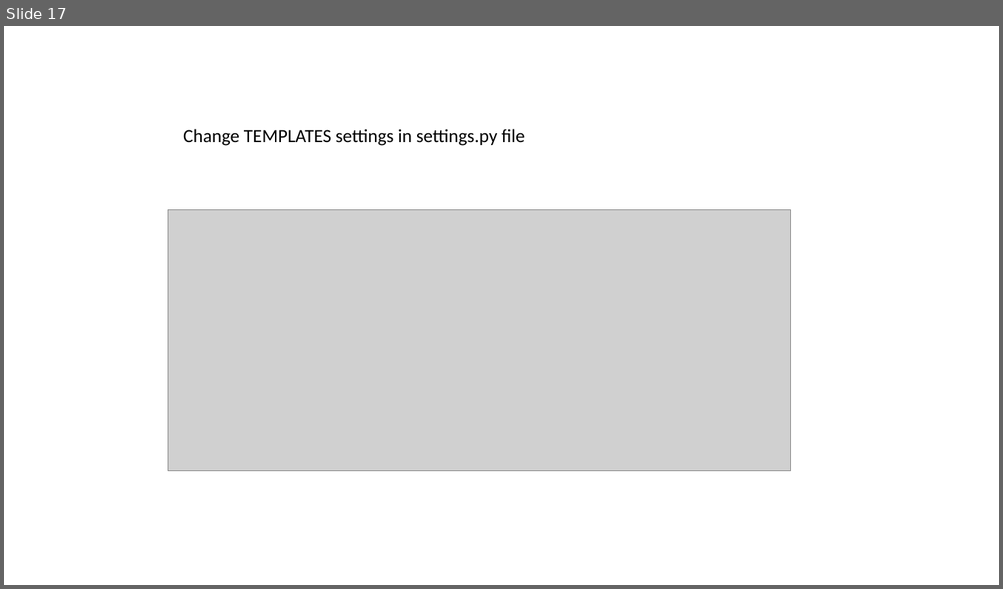
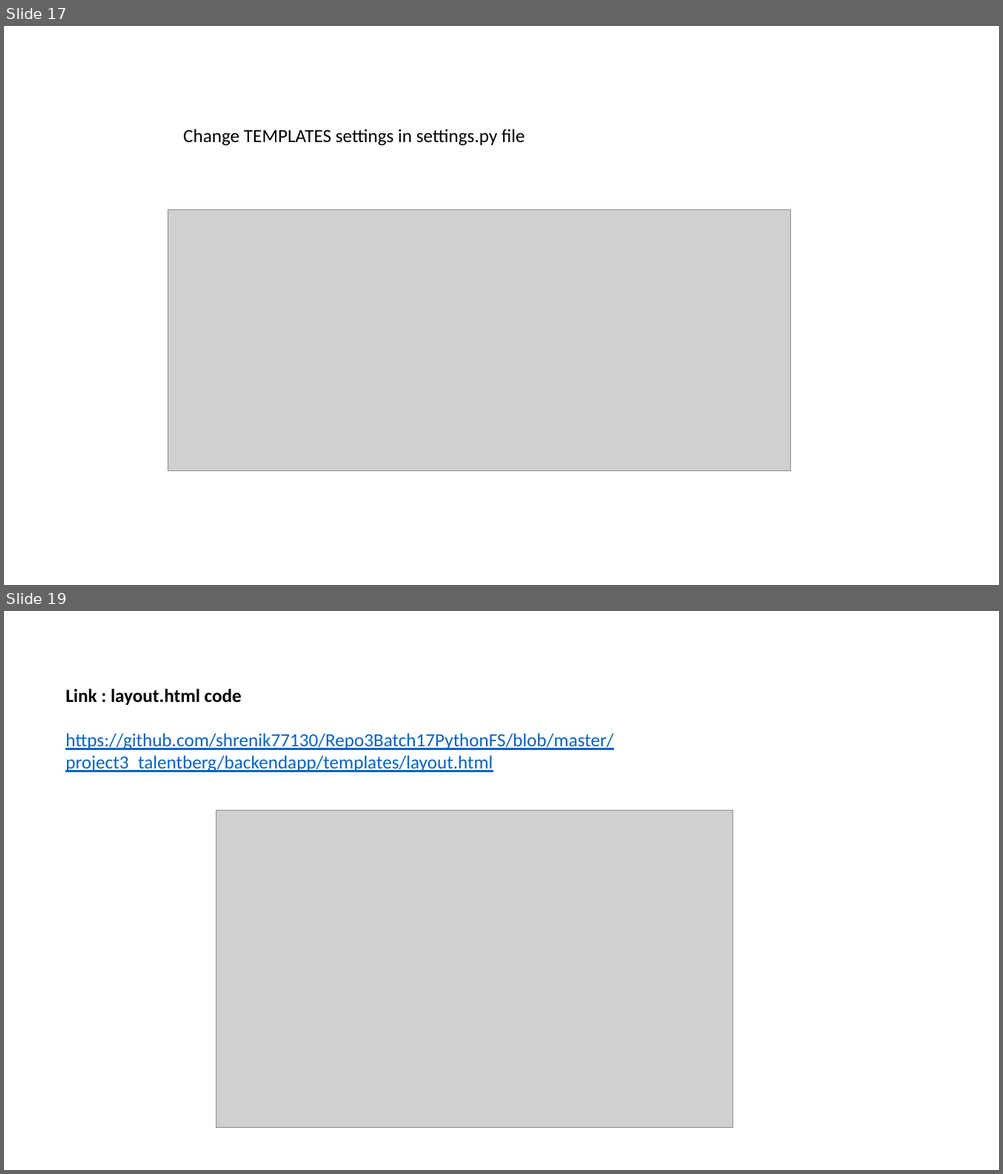
Before and after one commit to shrenik77130/Repo3Batch17PythonFS, a slide deck: project3_talentberg/backend ppt documentation.pptx. Shown one above the other, each under a label of ours: slide 17 before the commit, slides 17 and 19 after it; the slides between them are not shown. The pictures are 1003x589 and 1003x1174 pixels, drawn with LibreOffice and Linux fonts; fonts in the diff are those of the drawing; grey boxes stand for pictures. Boxes give left, top, right and bottom in pixels: in the first picture for what was removed or moved away, otherwise in the second. Text is boxed around its words. In the diff, an @@ line names an element or a change of style, - is before the commit and + after.

Commit message:
presentation updated with form screenshots

```diff
--- a/project3_talentberg/backend ppt documentation.pptx
+++ b/project3_talentberg/backend ppt documentation.pptx
@@ slide 19 added at (x1=4, y1=611, x2=999, y2=1170), background #FFFFFF @@
@@ text added at (x1=65, y1=689, x2=613, y2=772), 18 pt, text #0563C1, underline @@
+Link : layout.html code
+https://github.com/shrenik77130/Repo3Batch17PythonFS/blob/master/project3_talentberg/backendapp/templates/layout.html
@@ picture added at (x1=216, y1=811, x2=732, y2=1129) @@
```
Also in this commit, not shown: 2 other slides added.
